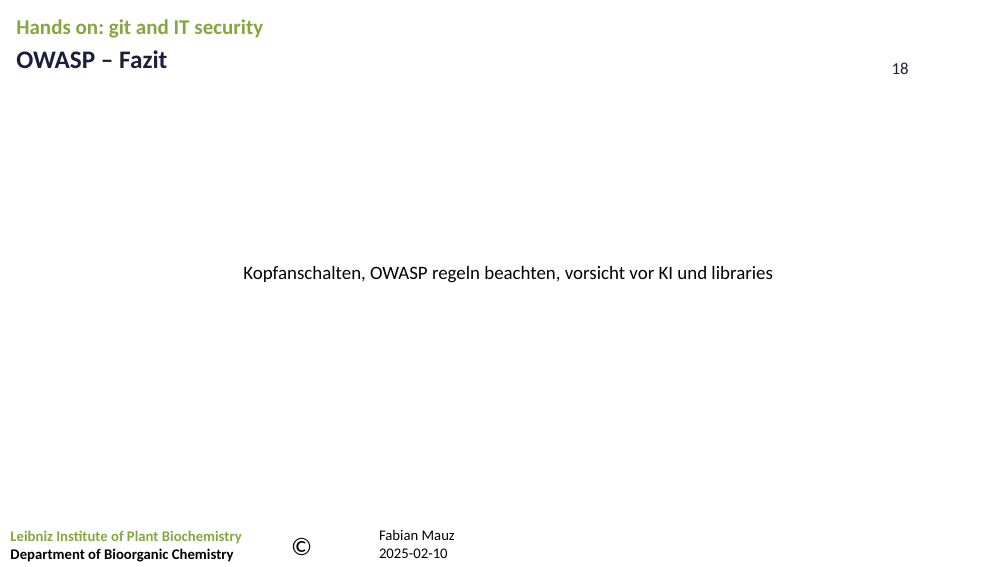
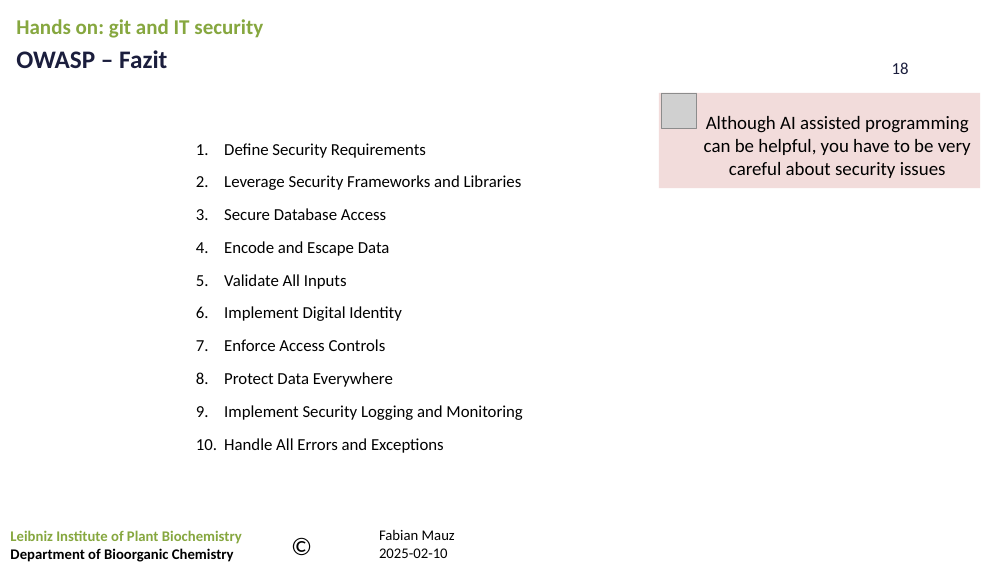
Before and after one commit to FabianMauz/talks_and_lessons, a slide deck: slide 18 of 20250219_git_and_it_security/20250219_git_and_it_security.pptx. Drawn at 1008x567 pixels with LibreOffice and Linux fonts; fonts in the diff are those of the drawing; grey boxes stand for pictures; background and template pictures are left out. Boxes give left, top, right and bottom in pixels: in the first picture for what was removed or moved away, otherwise in the second. Text is boxed around its words. In the diff, an @@ line names an element or a change of style, - is before the commit and + after.

Commit message:
20250219_git_and_it_security.pptx aktualisiert

```diff
--- a/20250219_git_and_it_security/20250219_git_and_it_security.pptx
+++ b/20250219_git_and_it_security/20250219_git_and_it_security.pptx
@@ rectangle added at (x1=659, y1=93, x2=980, y2=188), fill #F2DCDB @@
@@ picture added at (x1=662, y1=93, x2=697, y2=129) @@
@@ text added at (x1=704, y1=116, x2=971, y2=178), 18 pt, text #000000 @@
+Although AI assisted programming can be helpful, you have to be very careful about security issues
@@ text added at (x1=224, y1=143, x2=522, y2=453), 16 pt, text #000000 @@
+1. Define Security Requirements
+2. Leverage Security Frameworks and Libraries
+3. Secure Database Access
+4. Encode and Escape Data
+5. Validate All Inputs
+6. Implement Digital Identity
+7. Enforce Access Controls
+8. Protect Data Everywhere
+9. Implement Security Logging and Monitoring
+10. Handle All Errors and Exceptions
@@ text removed at (x1=243, y1=266, x2=772, y2=283) @@
-Kopfanschalten, OWASP regeln beachten, vorsicht vor KI und libraries
```
Also in this commit, not shown: 4 other slides changed.
